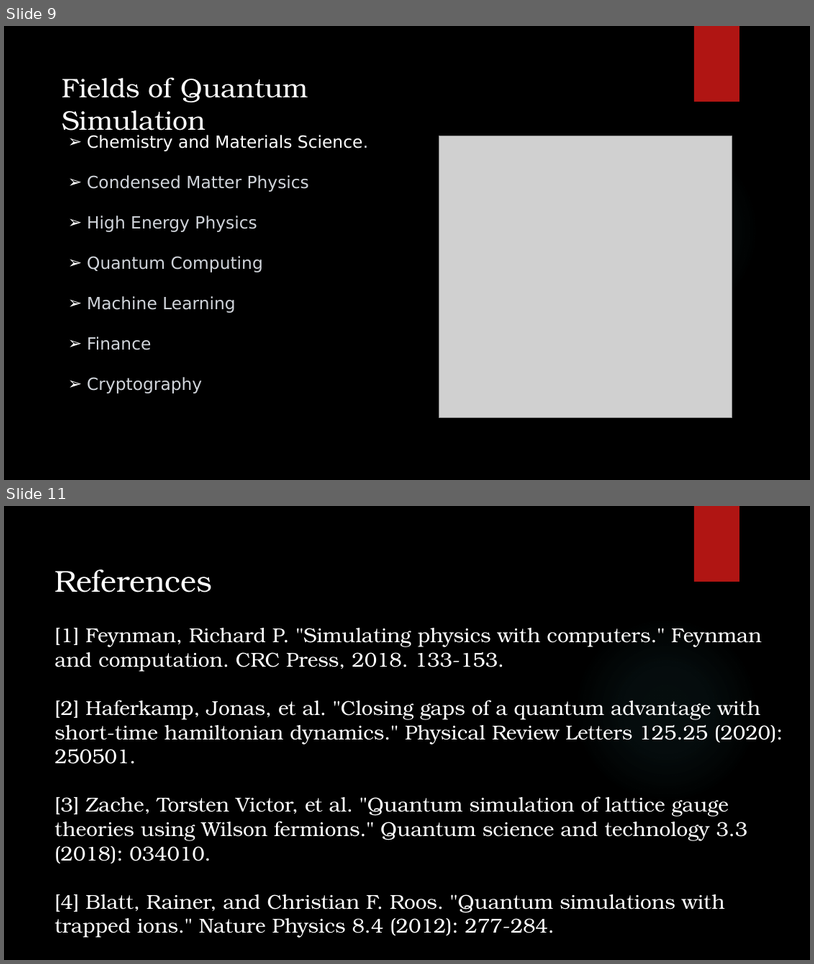
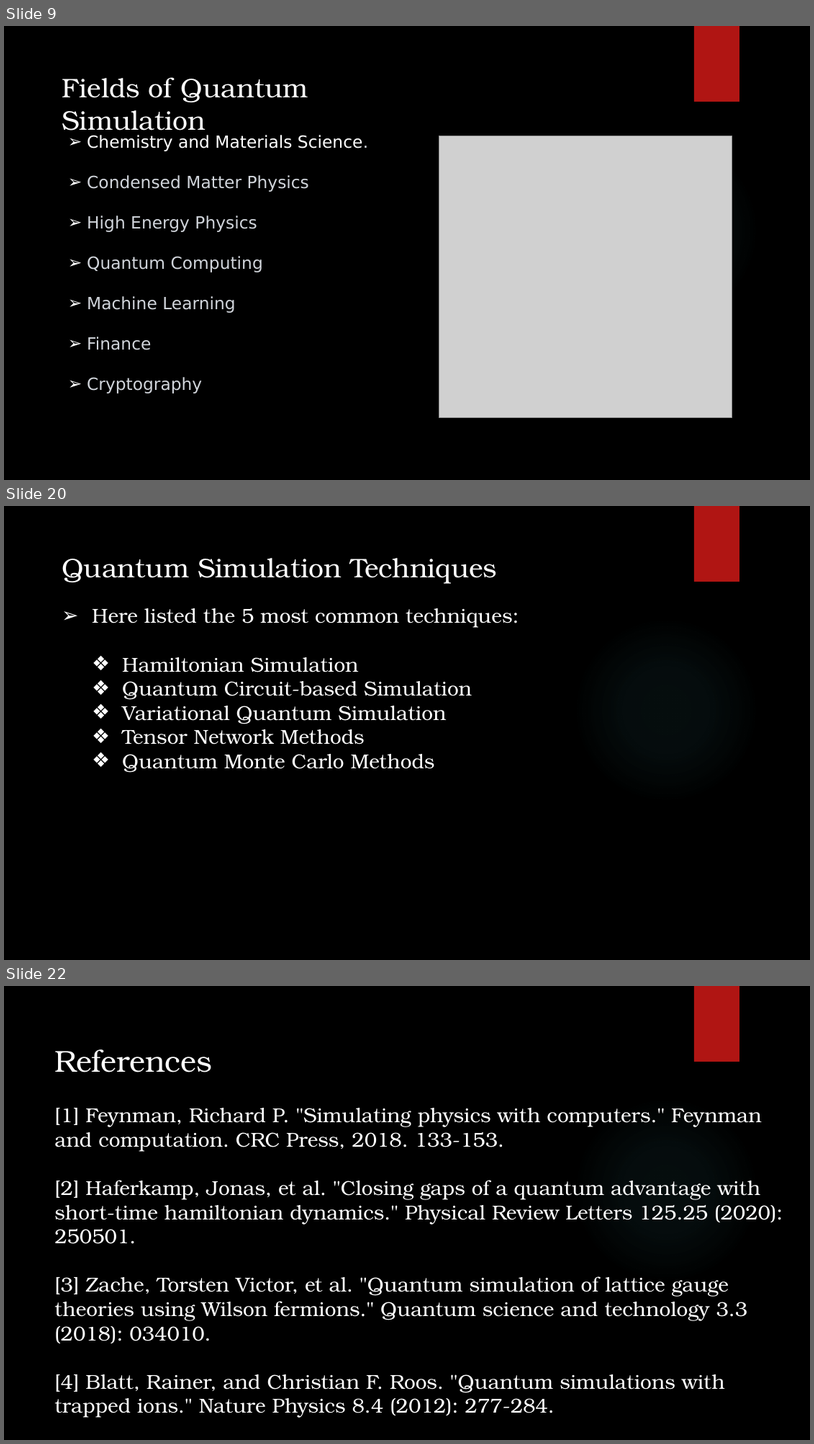
Before and after one commit to akash-rajak/Quantum-Simulation, a slide deck: Final PPT.pptx. Shown one above the other, each under a label of ours: slides 9 and 11 before the commit, slides 9, 20 and 22 after it; the slides between them are not shown. The pictures are 814x964 and 814x1444 pixels, drawn with LibreOffice and Linux fonts; fonts in the diff are those of the drawing; grey boxes stand for pictures; background and template pictures are left out. Boxes give left, top, right and bottom in pixels: in the first picture for what was removed or moved away, otherwise in the second. Text is boxed around its words. In the diff, an @@ line names an element or a change of style, - is before the commit and + after.

```diff
--- a/Final PPT.pptx
+++ b/Final PPT.pptx
@@ slide 20 added at (x1=4, y1=506, x2=810, y2=960), background picture (left out); not listed: 2 template elements that a slide beside it also shows @@
@@ text added at (x1=62, y1=558, x2=497, y2=584), 32 pt, text #FFFFFF @@
+Quantum Simulation Techniques
@@ text added at (x1=92, y1=608, x2=519, y2=772), 24 pt, text #FFFFFF @@
+➢ Here listed the 5 most common techniques:
+  ❖ Hamiltonian Simulation
+  ❖ Quantum Circuit-based Simulation
+  ❖ Variational Quantum Simulation
+  ❖ Tensor Network Methods
+  ❖ Quantum Monte Carlo Methods
@@ what was slide 11 is now slide 22 @@
```
Also in this commit, not shown: 10 other slides added, 10 other files.
